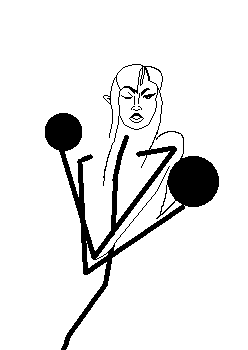
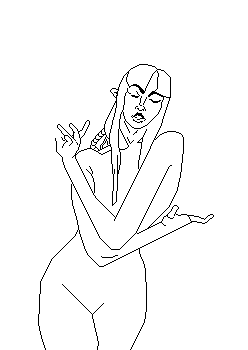
The second 248x350 image is a revision of the first. Changes to its layers:
painted on "Pintar camada 1" over [38, 64, 219, 350]
